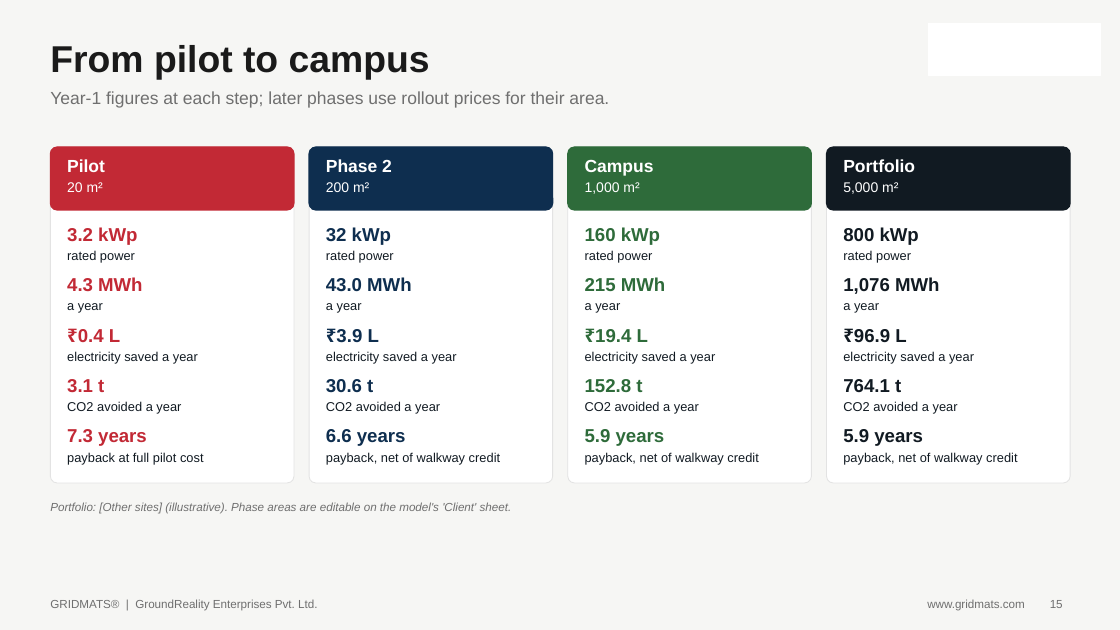
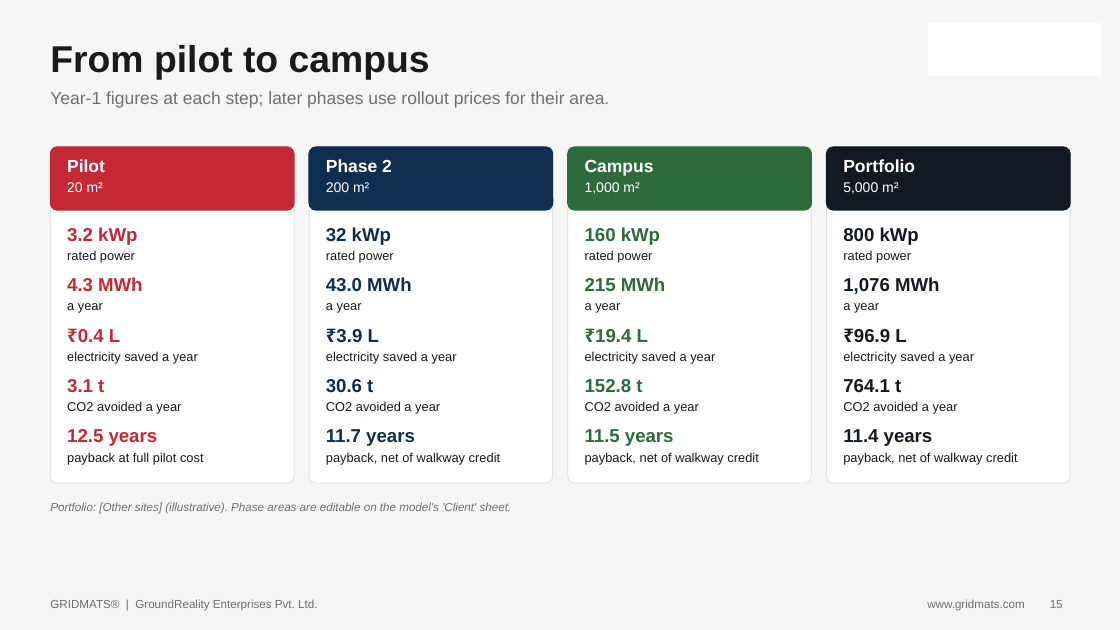
Before and after one commit to bprathap79/gridmats-monitor, a slide deck: slide 15 of solar-walkway-template/output/template/GridMats_Solar_Walkway_Proposal_TEMPLATE.pptx. Drawn at 1120x630 pixels with LibreOffice and Linux fonts; fonts in the diff are those of the drawing; background and template pictures are left out. Boxes give left, top, right and bottom in pixels: in the first picture for what was removed or moved away, otherwise in the second. Text is boxed around its words. In the diff, an @@ line names an element or a change of style, - is before the commit and + after.

```diff
--- a/solar-walkway-template/output/template/GridMats_Solar_Walkway_Proposal_TEMPLATE.pptx
+++ b/solar-walkway-template/output/template/GridMats_Solar_Walkway_Proposal_TEMPLATE.pptx
@@ text at [67, 429, 158, 446]: text changed @@
-7.3 years
+12.5 years
@@ text at [326, 429, 415, 446]: text changed @@
-6.6 years
+11.7 years
@@ text at [585, 429, 674, 446]: text changed @@
-5.9 years
+11.5 years
@@ text at [843, 429, 933, 446]: text changed @@
-5.9 years
+11.4 years
```
Also in this commit, not shown: 8 other slides changed, 9 other files.
